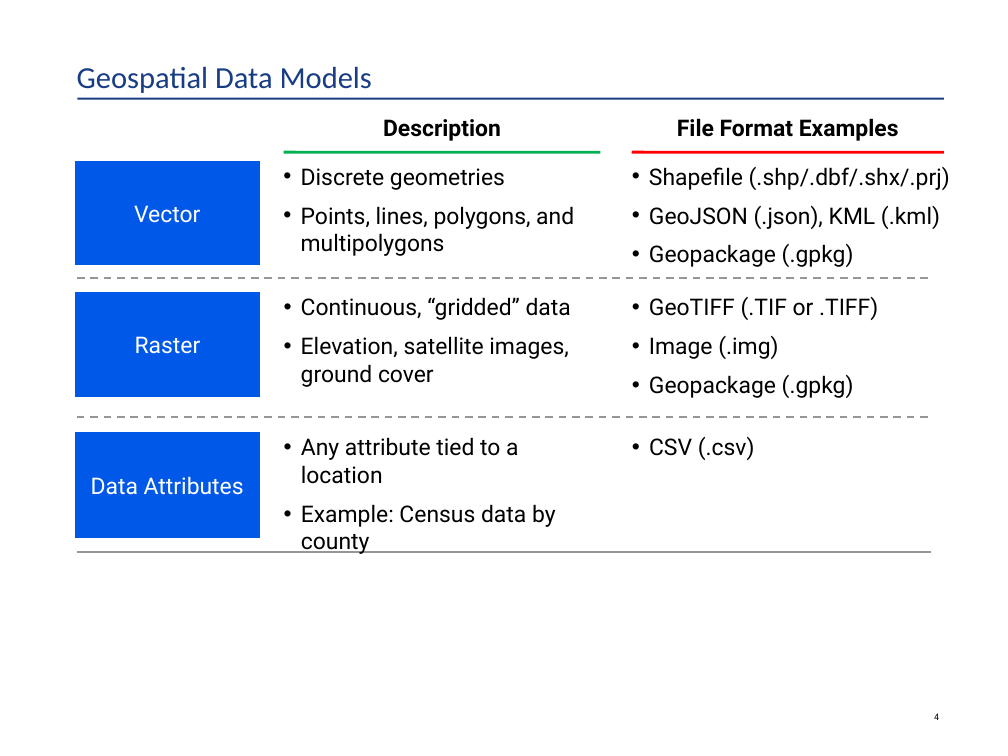
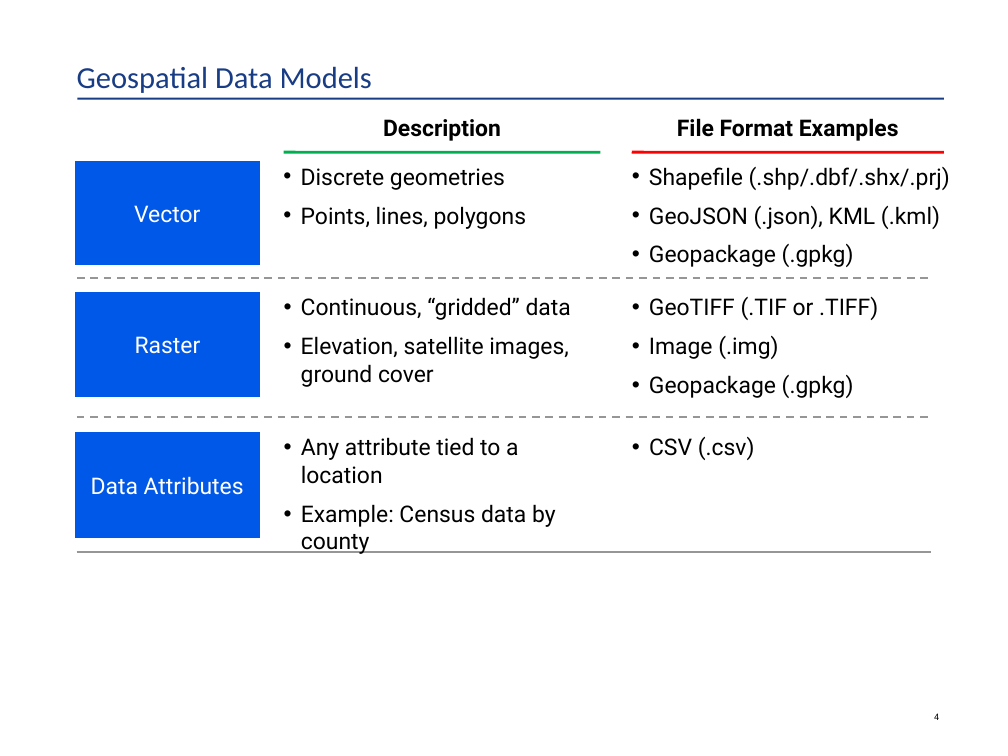
Before and after one commit to HKuz/Geospatial_Overview, a slide deck: slide 5 of BOS-PY_Presentation/OverviewOfUsingGeospatialDataInPython.pptx. Drawn at 1008x756 pixels with LibreOffice and Linux fonts; fonts in the diff are those of the drawing. Boxes give left, top, right and bottom in pixels: in the first picture for what was removed or moved away, otherwise in the second. Text is boxed around its words. In the diff, an @@ line names an element or a change of style, - is before the commit and + after.

```diff
--- a/BOS-PY_Presentation/OverviewOfUsingGeospatialDataInPython.pptx
+++ b/BOS-PY_Presentation/OverviewOfUsingGeospatialDataInPython.pptx
@@ text at (301,206,527,229): text changed @@
-• Points, lines, polygons, and multipolygons
+• Points, lines, polygons
```
Also in this commit, not shown: 1 other slide changed.
